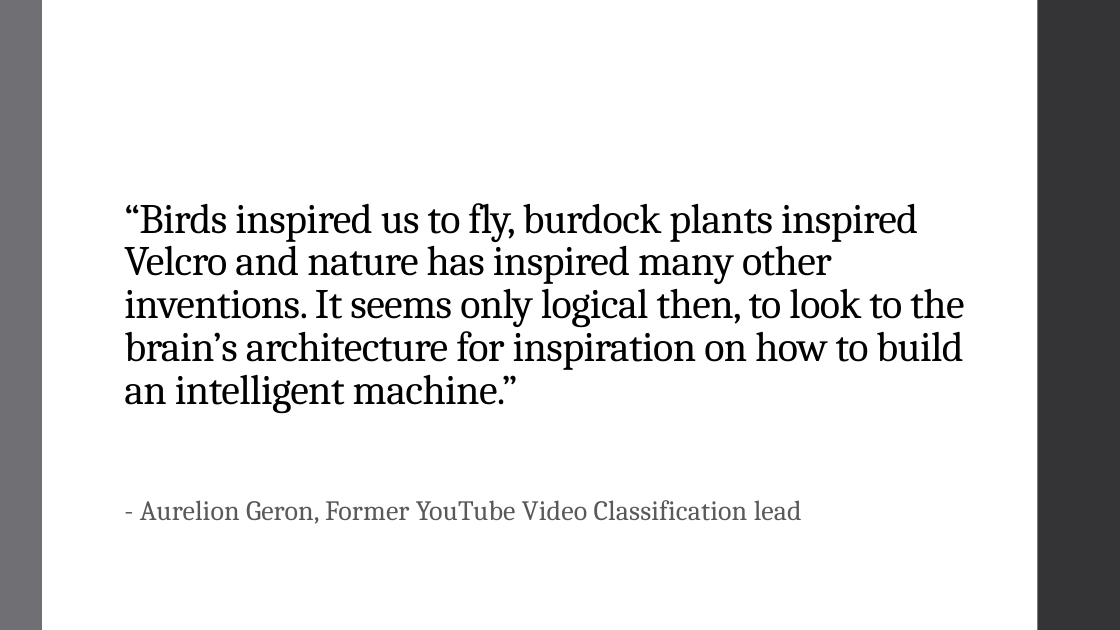
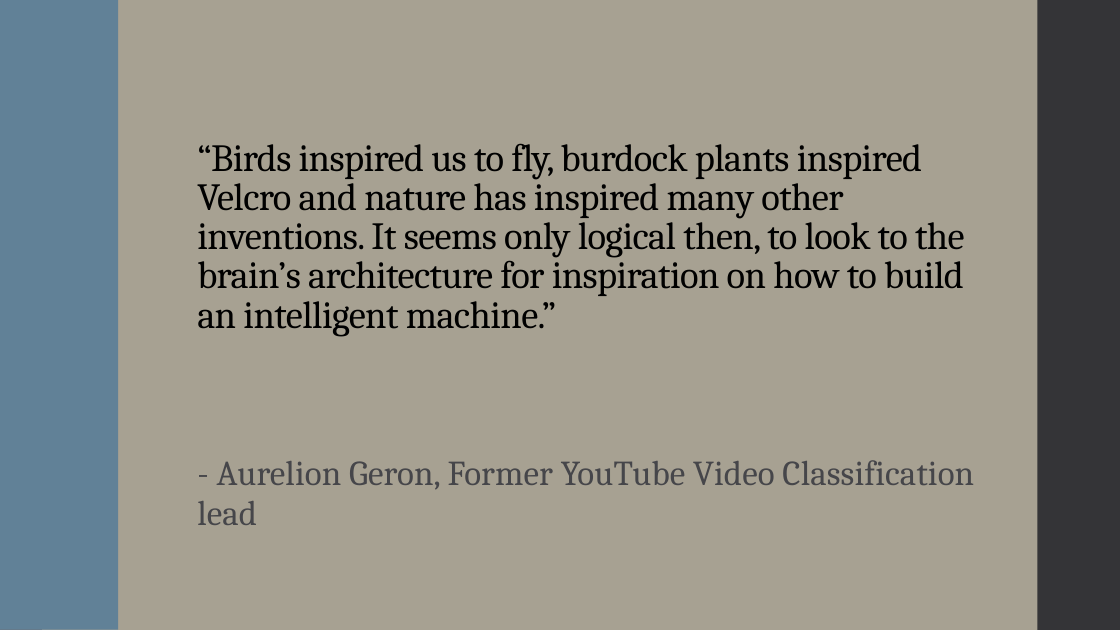
Before and after one commit to landonbuell/Buell-Senior-Thesis, a slide deck: slide 4 of JMMPaper/Musical Instrument Classification Using a Hybrid Neural Network BuellShort.pptx. Drawn at 1120x630 pixels with LibreOffice and Linux fonts; fonts in the diff are those of the drawing. Boxes give left, top, right and bottom in pixels: in the first picture for what was removed or moved away, otherwise in the second. Text is boxed around its words. In the diff, an @@ line names an element or a change of style, - is before the commit and + after.

```diff
--- a/JMMPaper/Musical Instrument Classification Using a Hybrid Neural Network BuellShort.pptx
+++ b/JMMPaper/Musical Instrument Classification Using a Hybrid Neural Network BuellShort.pptx
@@ background #FFFFFF to #A7A192 @@
@@ rectangle removed at (0, 0, 42, 630) @@
@@ rectangle added at (0, 0, 42, 630), fill #6F6F74 @@
@@ rectangle added at (0, 0, 118, 630), fill #618197 @@
@@ title "“Birds inspired us to fly, ...": place and size @@
-title "“Birds inspired us to fly, ..." at (124, 203, 964, 414)
+title "“Birds inspired us to fly, ..." at (197, 143, 965, 337)
@@ title "“Birds inspired us to fly, ..." at (197, 143, 965, 337): size 36 to 33 pt @@
@@ text "- Aurelion Geron, Former YouTube ...": place and size @@
-text "- Aurelion Geron, Former YouTube ..." at (140, 500, 802, 524)
+text "- Aurelion Geron, Former YouTube ..." at (197, 460, 974, 525)
@@ text "- Aurelion Geron, Former YouTube ..." at (197, 460, 974, 525): size 24 to 30 pt, text colour #595959 to #46464A @@
```
Also in this commit, not shown: 10 other slides changed, 4 slides added, 1 slide removed, 6 other files.
